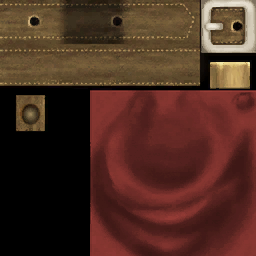
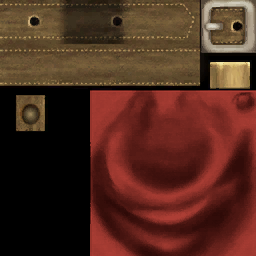
Layers edited between the first and the second w=256, h=256 image:
hid "Livello 3" over 201, 0, 256, 53
hid "Livello 2" over 90, 90, 256, 256
